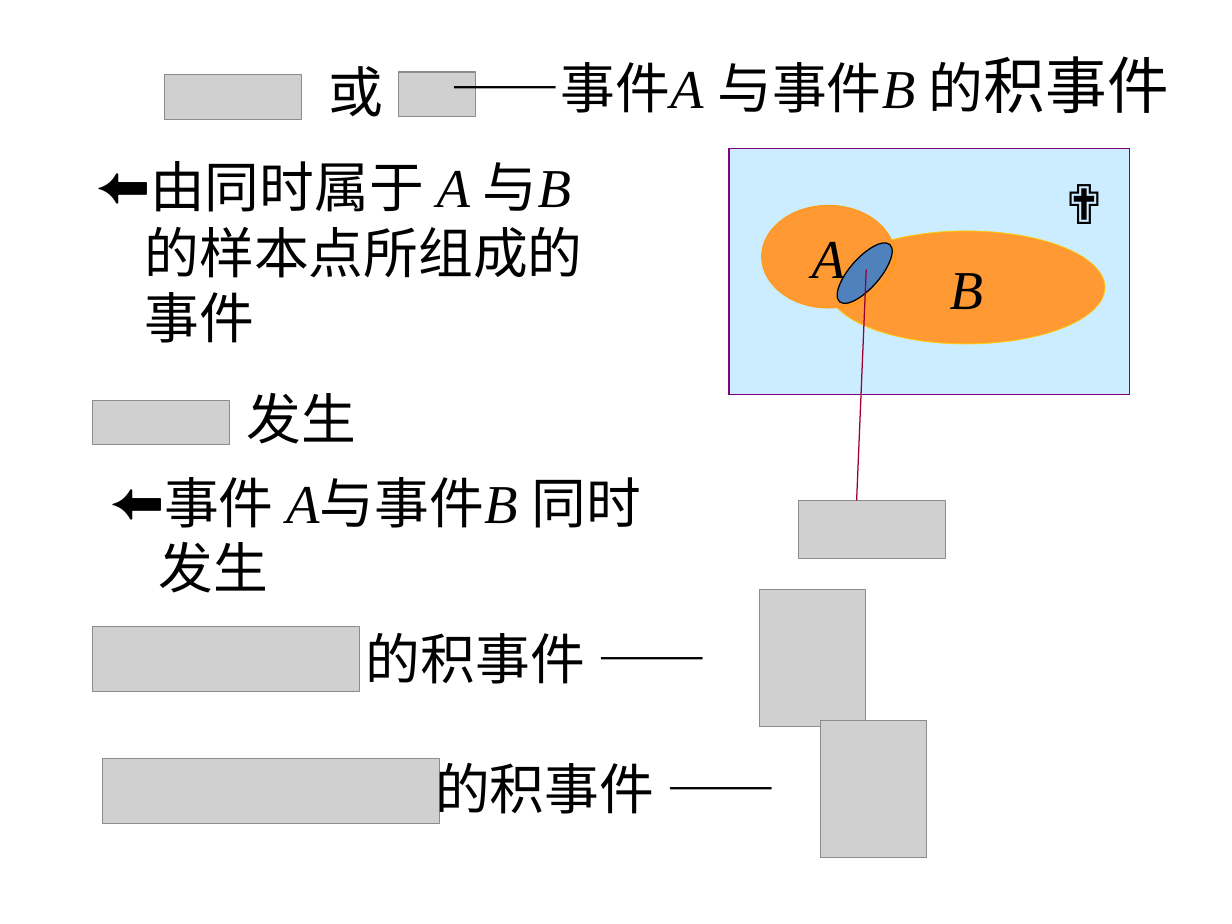
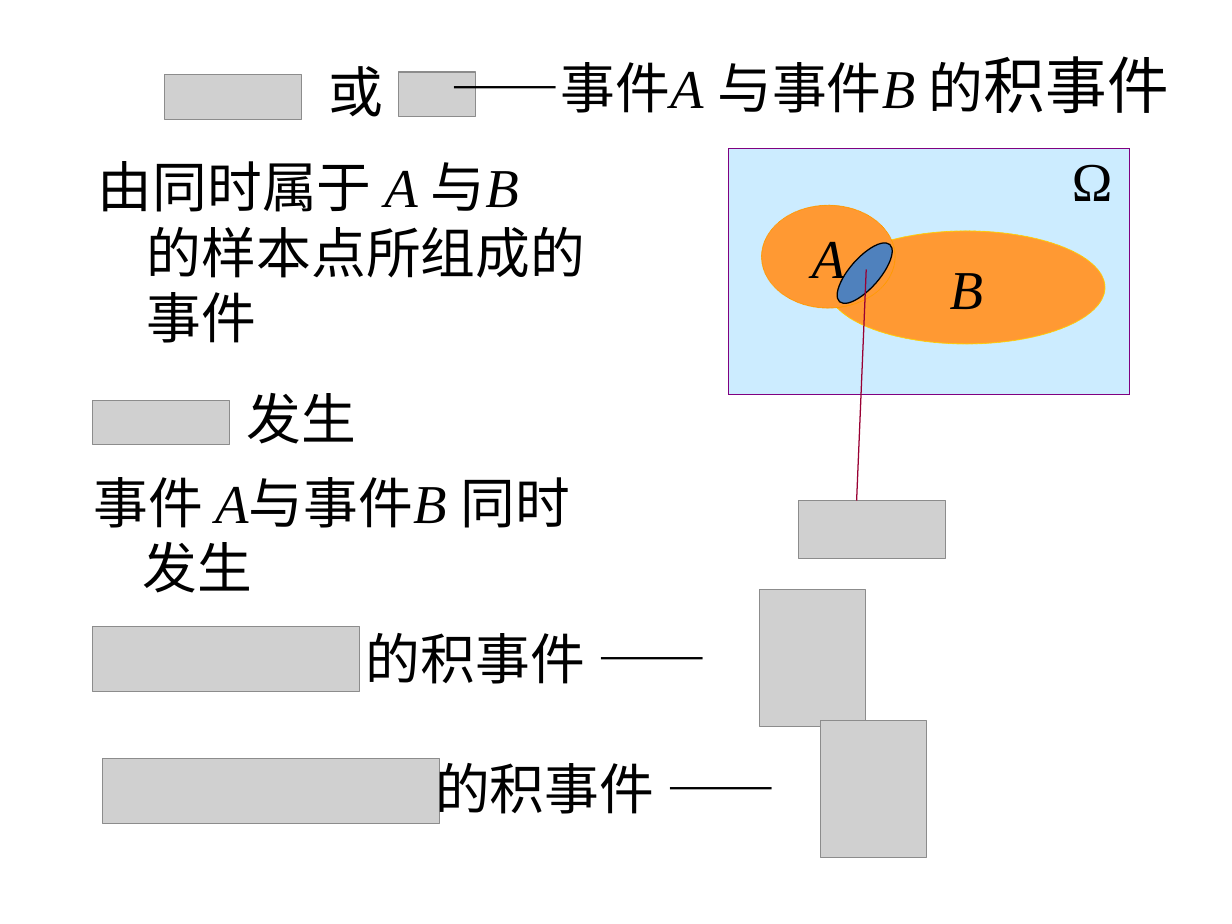
Before and after one commit to scistats/scistats.github.io, a slide deck: slide 16 of ppts/probability/01.1.ppt. Drawn at 1232x924 pixels with LibreOffice and Linux fonts; fonts in the diff are those of the drawing; grey boxes stand for pictures. Boxes give left, top, right and bottom in pixels: in the first picture for what was removed or moved away, otherwise in the second. Text is boxed around its words. In the diff, an @@ line names an element or a change of style, - is before the commit and + after.

```diff
--- a/ppts/probability/01.1.ppt
+++ b/ppts/probability/01.1.ppt
@@ text at (98, 161, 519, 212): bullet ⬅ to none @@
@@ text at (1071, 164, 1113, 201): text changed; font Lato to Times New Roman @@
-✟
+Ω
@@ text "事件 A与事件B 同时": place and size @@
-text "事件 A与事件B 同时" at (159, 477, 641, 593)
+text "事件 A与事件B 同时" at (93, 477, 570, 593)
@@ text at (93, 477, 570, 528): bullet ⬅ to none @@
```
Also in this commit, not shown: 8 other slides changed, 1 other file.
